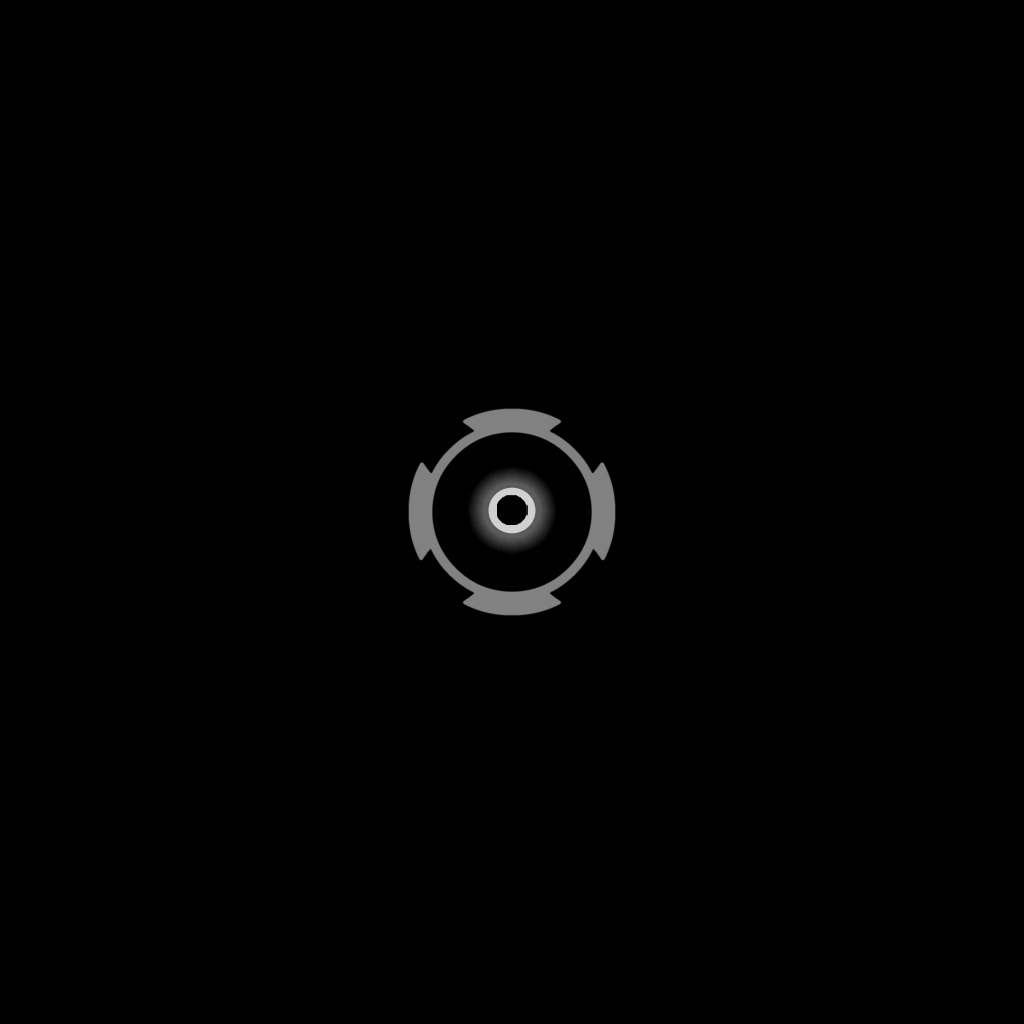
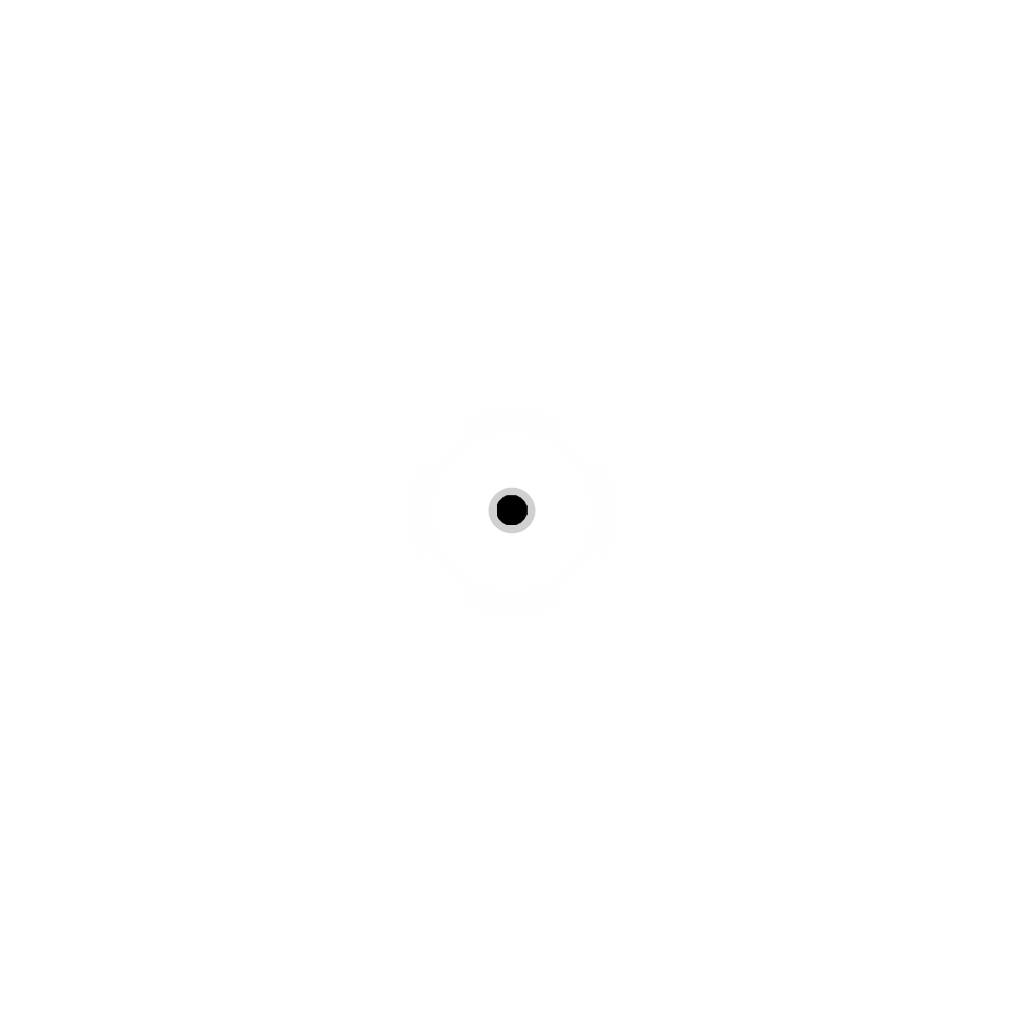
Revision of a layered w=1024, h=1024 image; what changed, layer by layer:
hid "Background" over [0, 0, 1024, 1024]
